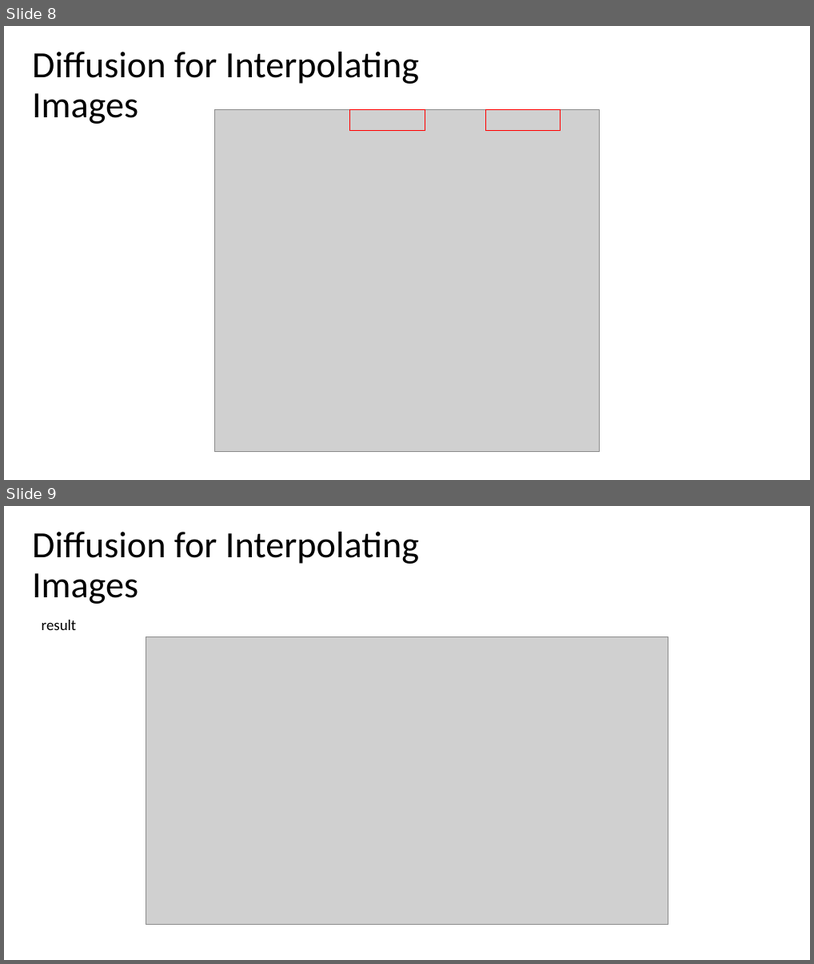
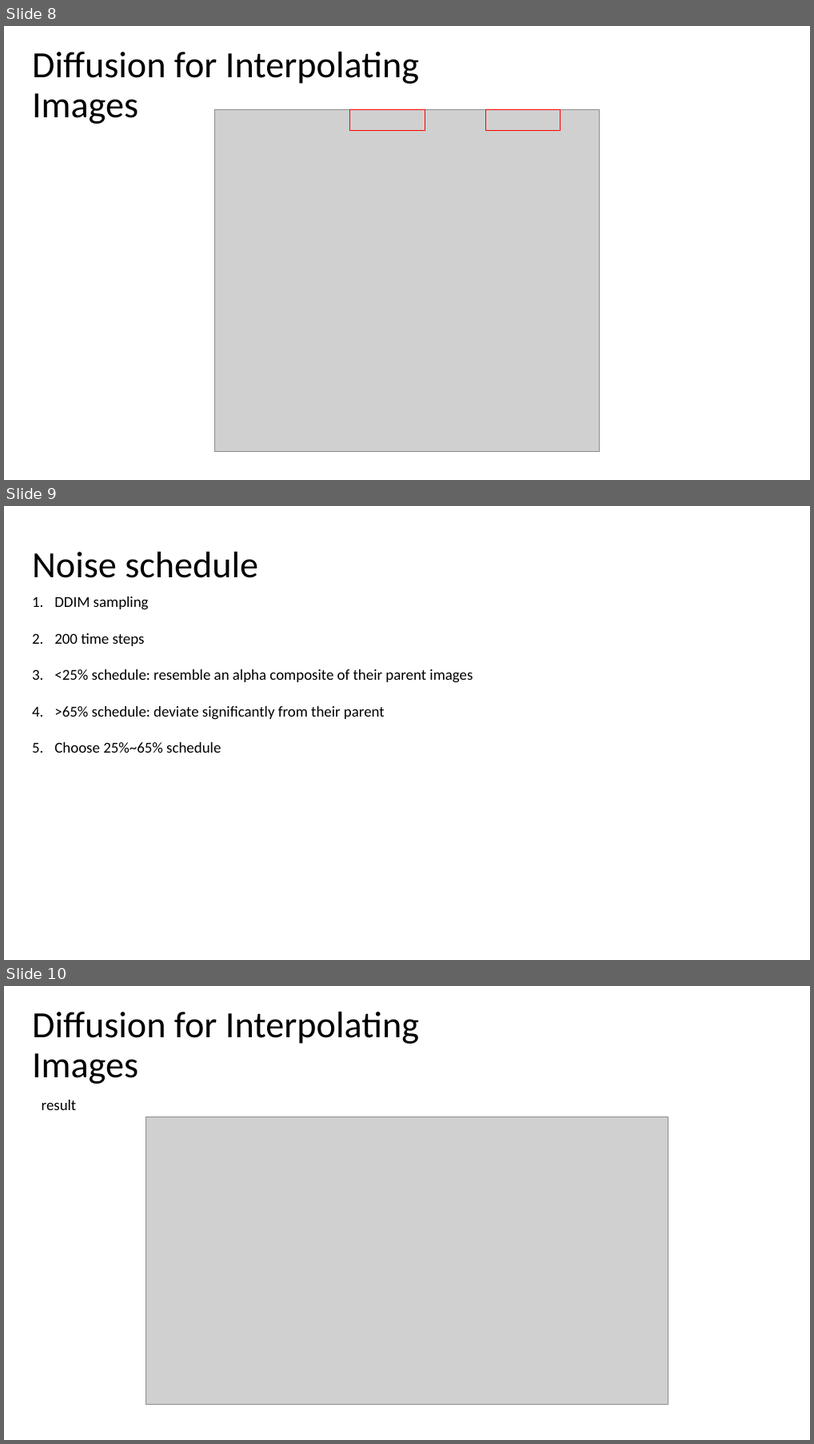
Before and after one commit to jasonfghx/lilicoco, a slide deck: diffusion書報/DDPM.pptx. Shown one above the other, each under a label of ours: slides 8 and 9 before the commit, slides 8, 9 and 10 after it. The pictures are 814x964 and 814x1444 pixels, drawn with LibreOffice and Linux fonts; fonts in the diff are those of the drawing; grey boxes stand for pictures. Boxes give left, top, right and bottom in pixels: in the first picture for what was removed or moved away, otherwise in the second. Text is boxed around its words. In the diff, an @@ line names an element or a change of style, - is before the commit and + after.

```diff
--- a/diffusion書報/DDPM.pptx
+++ b/diffusion書報/DDPM.pptx
@@ slide 9 added at box(4, 506, 810, 960), background #FFFFFF @@
@@ title added at box(32, 552, 258, 578), 44 pt, text #000000 @@
+Noise schedule
@@ text added at box(54, 596, 473, 752), 18 pt, text #000000 @@
+1. DDIM sampling
+2. 200 time steps
+3. <25% schedule: resemble an alpha composite of their parent images
+4. >65% schedule: deviate significantly from their parent
+5. Choose 25%~65% schedule
@@ what was slide 9 is now slide 10 @@
```
